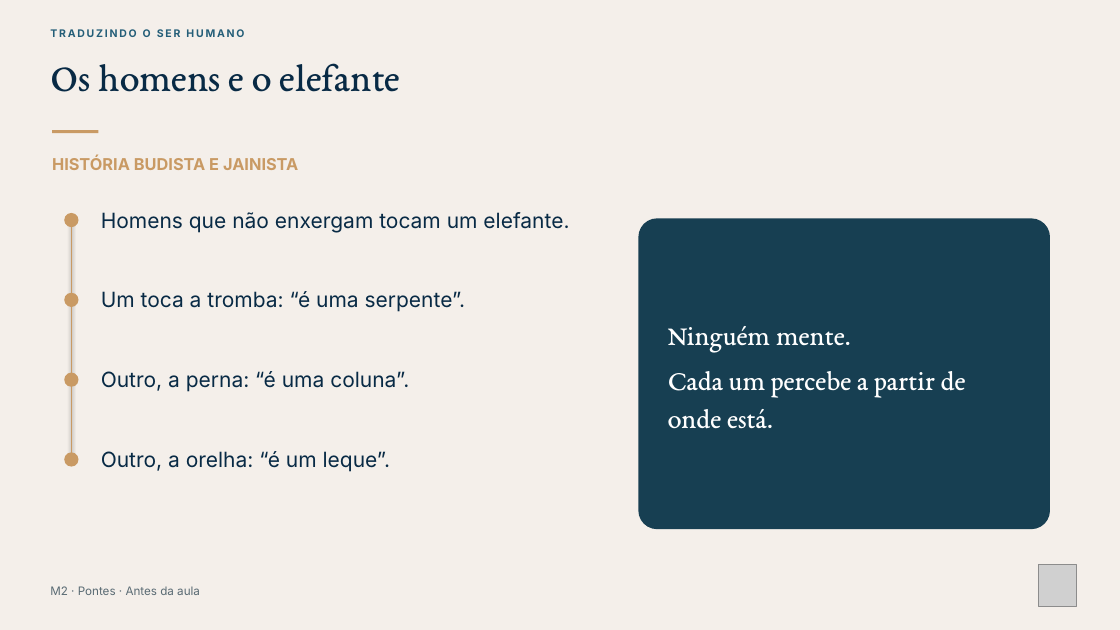
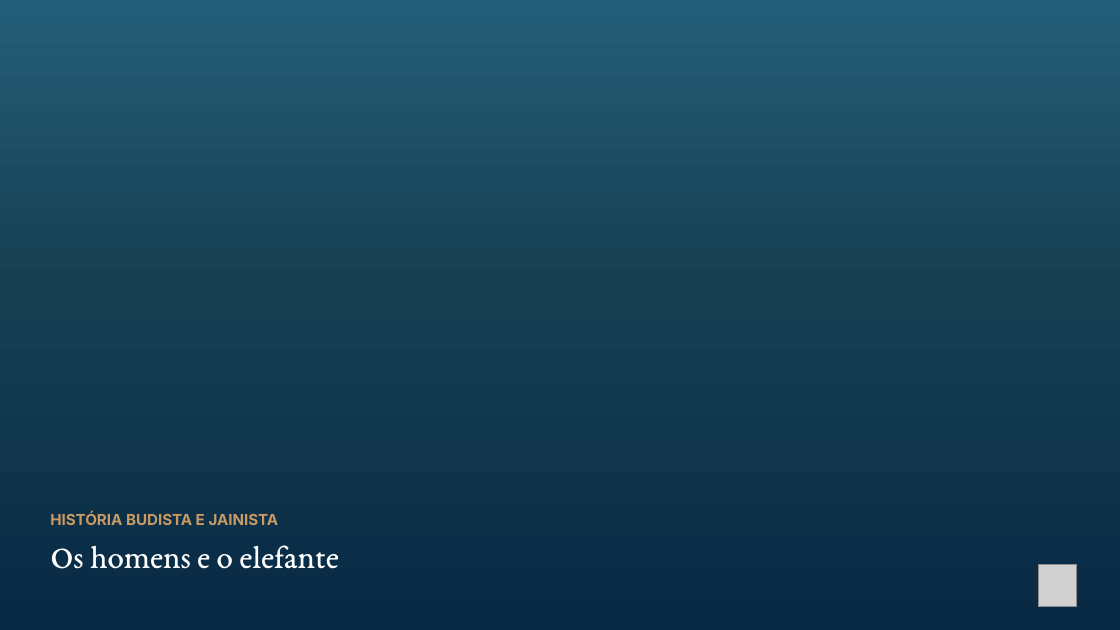
Before and after one commit to fabianodeliberalli/base-cognitiva-vault, a slide deck: slide 2 of 70 - Produções/Cursos/Curso - Nome Provisório/Materiais/Módulo 2/Slides de gravação 29-11/TSH · M2 · Pontes de M2.1, M2.2 e M2.3.pptx. Drawn at 1120x630 pixels with LibreOffice and Linux fonts; fonts in the diff are those of the drawing; grey boxes stand for pictures; background and template pictures are left out. Boxes give left, top, right and bottom in pixels: in the first picture for what was removed or moved away, otherwise in the second. Text is boxed around its words. In the diff, an @@ line names an element or a change of style, - is before the commit and + after.

```diff
--- a/70 - Produções/Cursos/Curso - Nome Provisório/Materiais/Módulo 2/Slides de gravação 29-11/TSH · M2 · Pontes de M2.1, M2.2 e M2.3.pptx
+++ b/70 - Produções/Cursos/Curso - Nome Provisório/Materiais/Módulo 2/Slides de gravação 29-11/TSH · M2 · Pontes de M2.1, M2.2 e M2.3.pptx
@@ background #F4EFEA to picture (left out) @@
@@ text removed at (x1=50, y1=29, x2=244, y2=37) @@
-TRADUZINDO O SER HUMANO
@@ rectangle removed at (x1=52, y1=130, x2=98, y2=134) @@
@@ ellipse removed at (x1=65, y1=213, x2=79, y2=228) @@
@@ line removed from (71, 220) to (71, 460) @@
@@ text removed at (x1=101, y1=212, x2=569, y2=233) @@
-Homens que não enxergam tocam um elefante.
@@ rounded rectangle removed at (x1=639, y1=218, x2=1050, y2=529) @@
@@ ellipse removed at (x1=65, y1=292, x2=79, y2=307) @@
@@ text removed at (x1=101, y1=291, x2=466, y2=312) @@
-Um toca a tromba: “é uma serpente”.
@@ text removed at (x1=668, y1=326, x2=966, y2=429) @@
-Ninguém mente.
-Cada um percebe a partir de onde está.
@@ ellipse removed at (x1=65, y1=372, x2=79, y2=386) @@
@@ text removed at (x1=101, y1=371, x2=409, y2=392) @@
-Outro, a perna: “é uma coluna”.
@@ ellipse removed at (x1=65, y1=452, x2=79, y2=466) @@
@@ text removed at (x1=101, y1=451, x2=391, y2=472) @@
-Outro, a orelha: “é um leque”.
@@ text "HISTÓRIA BUDISTA E JAINISTA" moved from (x1=52, y1=156, x2=298, y2=170) to (x1=50, y1=512, x2=279, y2=525) @@
@@ text "HISTÓRIA BUDISTA E JAINISTA" at (x1=50, y1=512, x2=279, y2=525): size 14 to 13 pt @@
@@ text "Os homens e o elefante" moved from (x1=50, y1=63, x2=400, y2=92) to (x1=50, y1=545, x2=339, y2=569) @@
@@ text "Os homens e o elefante" at (x1=50, y1=545, x2=339, y2=569): size 34 to 28 pt, text colour #082A45 to #FFFFFF; more space between paragraphs @@
@@ text removed at (x1=50, y1=586, x2=200, y2=595) @@
-M2 · Pontes · Antes da aula
```
Also in this commit, not shown: 2 other slides changed, 23 other files.
